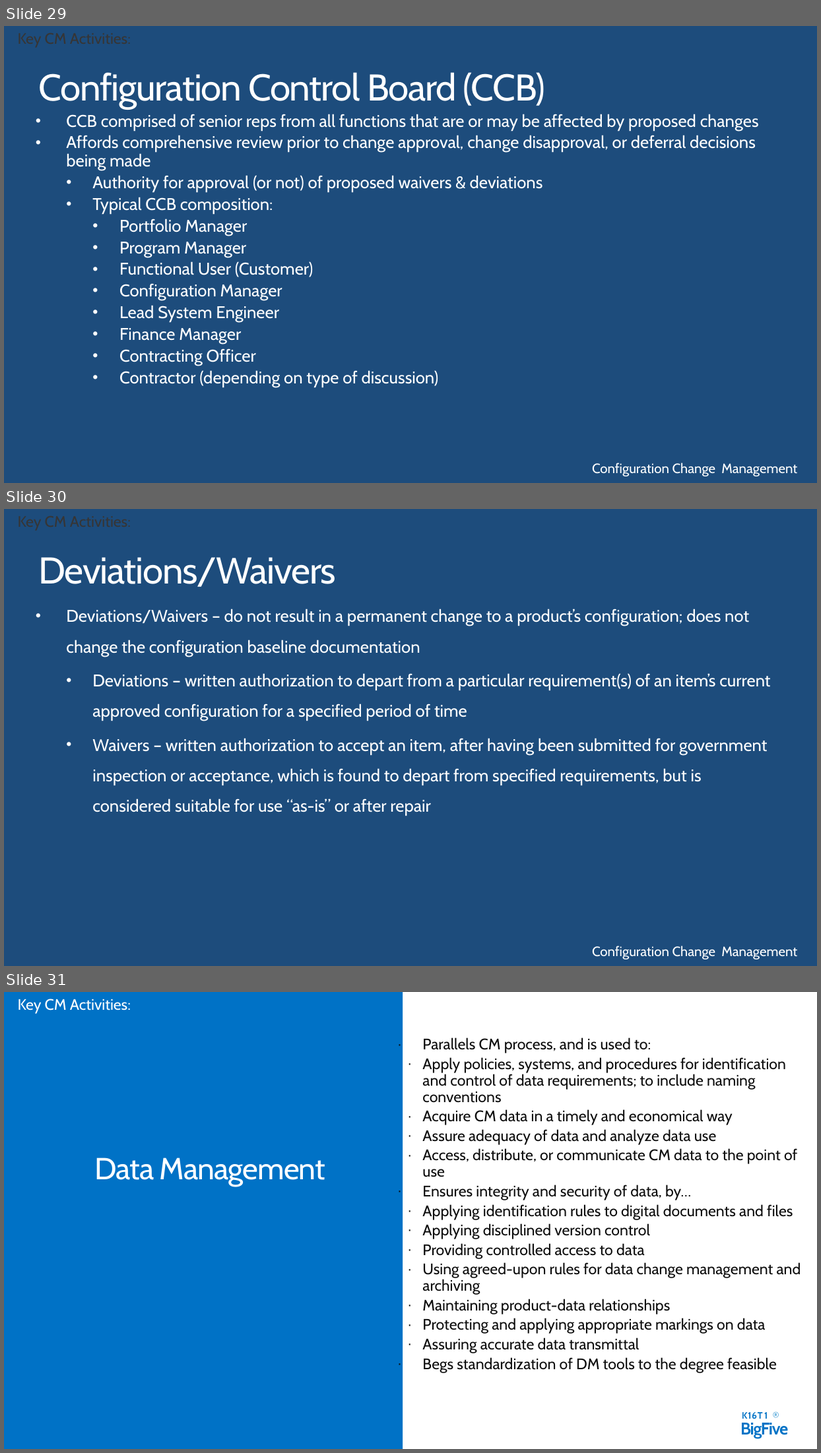
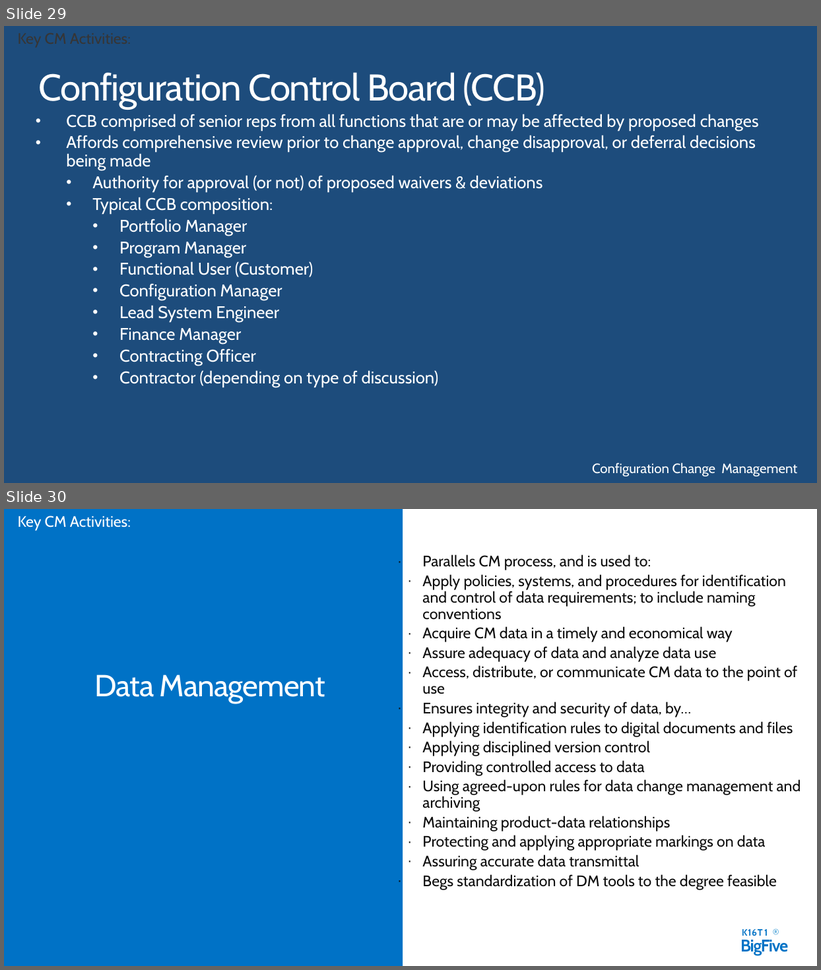
Before and after one commit to daotk/cdkpt, a slide deck: SPQM/Team Assignment/Final/CM_Final_0501.pptx. Shown one above the other, each under a label of ours: slides 29, 30 and 31 before the commit, slides 29 and 30 after it. The pictures are 821x1453 and 821x970 pixels, drawn with LibreOffice and Linux fonts; fonts in the diff are those of the drawing. Boxes give left, top, right and bottom in pixels: in the first picture for what was removed or moved away, otherwise in the second. Text is boxed around its words. In the diff, an @@ line names an element or a change of style, - is before the commit and + after.

```diff
--- a/SPQM/Team Assignment/Final/CM_Final_0501.pptx
+++ b/SPQM/Team Assignment/Final/CM_Final_0501.pptx
@@ slide 30 removed at bbox=[4, 509, 817, 966], background #1D4C7C @@
@@ title removed at bbox=[38, 557, 336, 587] @@
-Deviations/Waivers
@@ text removed at bbox=[66, 609, 770, 816] @@
-• Deviations/Waivers – do not result in a permanent change to a product’s configuration; does not change the configuration baseline documentation
-  • Deviations – written authorization to depart from a particular requirement(s) of an item’s current approved configuration for a specified period of time
-  • Waivers – written authorization to accept an item, after having been submitted for government inspection or acceptance, which is found to depart from specified requirements, but is considered suitable for use “as-is” or after repair
@@ text removed at bbox=[592, 946, 797, 960] @@
-Configuration Change Management
@@ what was slide 31 is now slide 30 @@
```
Also in this commit, not shown: 4 slides changed.
